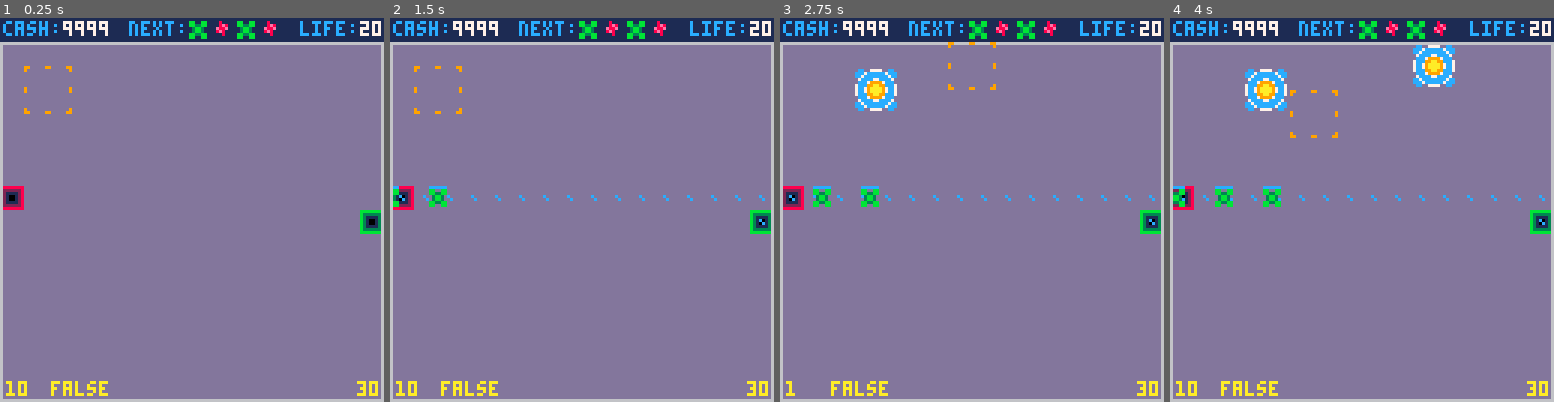
Above: before the commit, frames 1-4 (left to right).
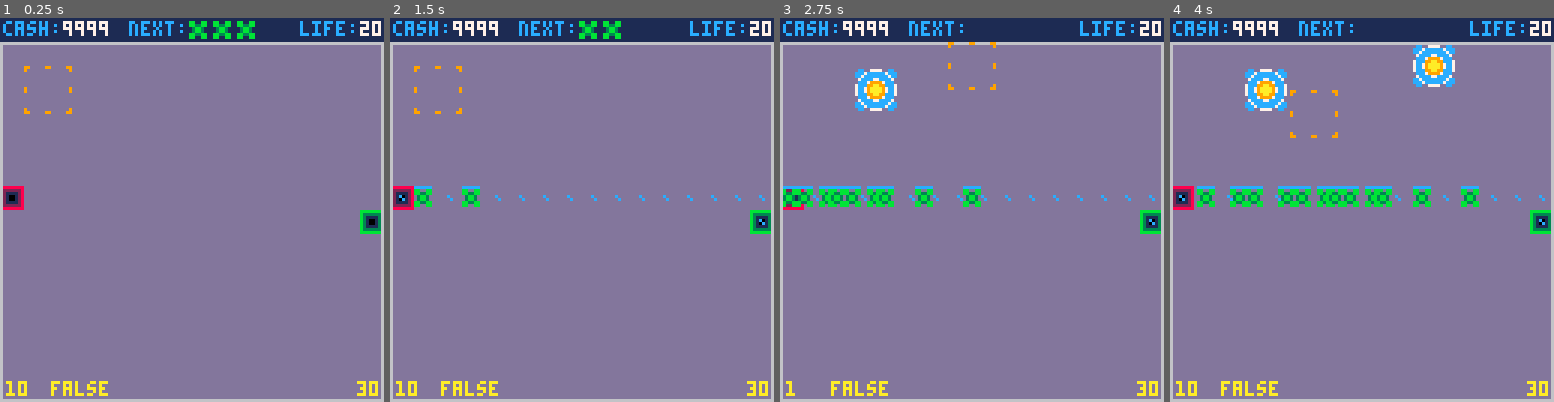
Above: after the commit, the same moments.

Repository: langchr86/pico-bubble-towers
Game: PICO-8 cartridge pico-proto.p8
The game is run twice, just before and just after one commit, with the same random seed, the same clock (stepped at 60 frames per second) and the same inputs.
Inputs:
- Up to frame 1 (0.25 s): no input
- Up to frame 2 (1.5 s): tap X (X key) at 0.33, 1.07 s; tap O (Z key) at 0.7 s
- Up to frame 3 (2.75 s): hold Right 1.6-2.1 s; tap O (Z key) at 1.7, 2.1, 2.5 s; tap X (X key) at 1.85 s; hold Up 2.15-2.42 s; hold Right from 2.47 s (still down)
- Up to frame 4 (4 s): tap O (Z key) at 2.9, 3.3, 3.7 s; tap X (X key) at 2.97 s; release Right at 3.03 s; hold Left 3.08-3.58 s; hold Down 3.63-3.97 s

The runs differ from the first frame. In frame 1, 0.3% of the frame differs, in the area x 55-72%, y 0-6%; in frame 2, 1.1%; in frame 3, 2.2%; in frame 4, 3.2%, in the area x 0-81%, y 0-50%.

Commit message:
introduce enemy waves

Diff:
--- a/pico-proto.lua
+++ b/pico-proto.lua
@@ -12,7 +12,8 @@
   menu:Update()
 end
 
-session = Session:New(0)
+wave_list = CreateWaveList(3)
+session = Session:New(0, wave_list)
 cursor = Cursor:New()
 
 function _update()
@@ -38,6 +39,10 @@
     end
   end
 
+  if btnp(🅾️) then
+    session:StartNextWave()
+  end
+
   if btnp(❎) then
     session:PlaceTower(cursor)
   end
--- a/pico-proto.p8
+++ b/pico-proto.p8
@@ -18,6 +18,7 @@
 #include bullet.lua
 #include tower.lua
 #include lua-star.lua
+#include wave.lua
 #include session.lua
 #include pico-proto.lua
 __gfx__
--- a/session.lua
+++ b/session.lua
@@ -7,12 +7,13 @@
   enemy_path={},
   tower_list={},
   enemy_list={},
+  wave_list={},
   cash=9999,
   player_life=0,
 }
 Session.__index = Session
 
-function Session:New(map_index)
+function Session:New(map_index, wave_list)
   o = {
     map_index=map_index,
     start=Point:New(0, 0),
@@ -20,6 +21,7 @@
     enemy_path={},
     tower_list={},
     enemy_list={},
+    wave_list=wave_list,
     player_life=20,
   }
 
@@ -52,7 +54,6 @@
       tower:Destroy()
       del(self.tower_list, tower)
       self.enemy_path = self:CalculateNewPath()
-      self:ResetEnemies()
       return
     end
   end
@@ -66,9 +67,25 @@
   if #new_path > 0 then
     add(self.tower_list, new_tower)
     self.enemy_path = new_path
-    self:ResetEnemies()
   else
     new_tower:Destroy()
+  end
+end
+
+function Session:StartNextWave()
+  if (#self.enemy_path == 0) return
+  if (#self.wave_list == 0) return
+
+  local next_wave = deli(wave_list, 1)
+
+  local start_point = ConvertTileToPixel(self.start)
+  local diff_point = Point:New(16, 0)
+
+  for i=1,next_wave.enemy_count do
+    enemy = Enemy:New(start_point, self.enemy_path)
+    add(self.enemy_list, enemy)
+
+    start_point = start_point - diff_point
   end
 end
 
@@ -88,25 +105,6 @@
   end
 
   return real_path
-end
-
-function Session:ResetEnemies()
-  self.enemy_list = {}
-  self:CreateEnemiesIfNeeded()
-end
-
-function Session:CreateEnemiesIfNeeded()
-  if (#self.enemy_path == 0) return
-
-  local start_point = ConvertTileToPixel(self.start)
-  local diff_point = Point:New(16, 0)
-
-  for i=#self.enemy_list,3 do
-    enemy = Enemy:New(start_point, self.enemy_path)
-    add(self.enemy_list, enemy)
-
-    start_point = start_point - diff_point
-  end
 end
 
 function Session:DrawMapBorder()
@@ -136,10 +134,11 @@
   print(self.cash, 21, 1, 7)
 
   print("next: ", 43, 1, 12)
-  local next_enemy_sprite = {32, 33, 32, 33}
   local x = 62
-  for enemy in all(next_enemy_sprite) do
-    spr(enemy, x, 0)
+  for i=1,min(4, #self.wave_list) do
+    local wave = self.wave_list[i]
+    local enemy_sprite = 32 + wave.enemy_type
+    spr(enemy_sprite, x, 0)
     x += 8
   end
 
@@ -158,8 +157,6 @@
       self.player_life -= 1
     end
   end
-
-  self:CreateEnemiesIfNeeded()
 
   for tower in all(self.tower_list) do
     tower:Update(self.enemy_list)
--- /dev/null
+++ b/wave.lua
@@ -0,0 +1,24 @@
+-- Copyright 2024 by Christian Lang is licensed under CC BY-NC-SA 4.0
+
+Wave = {
+  enemy_count=0,
+  enemy_type=0,
+}
+Wave.__index = Wave
+
+function Wave:New(enemy_count, enemy_type)
+  o = {
+    enemy_count=enemy_count,
+    enemy_type=enemy_type,
+  }
+
+  return setmetatable(o, self)
+end
+
+function CreateWaveList(wave_count)
+  local list = {}
+  for i=1,wave_count do
+    add(list, Wave:New(4, 0))
+  end
+  return list
+end
